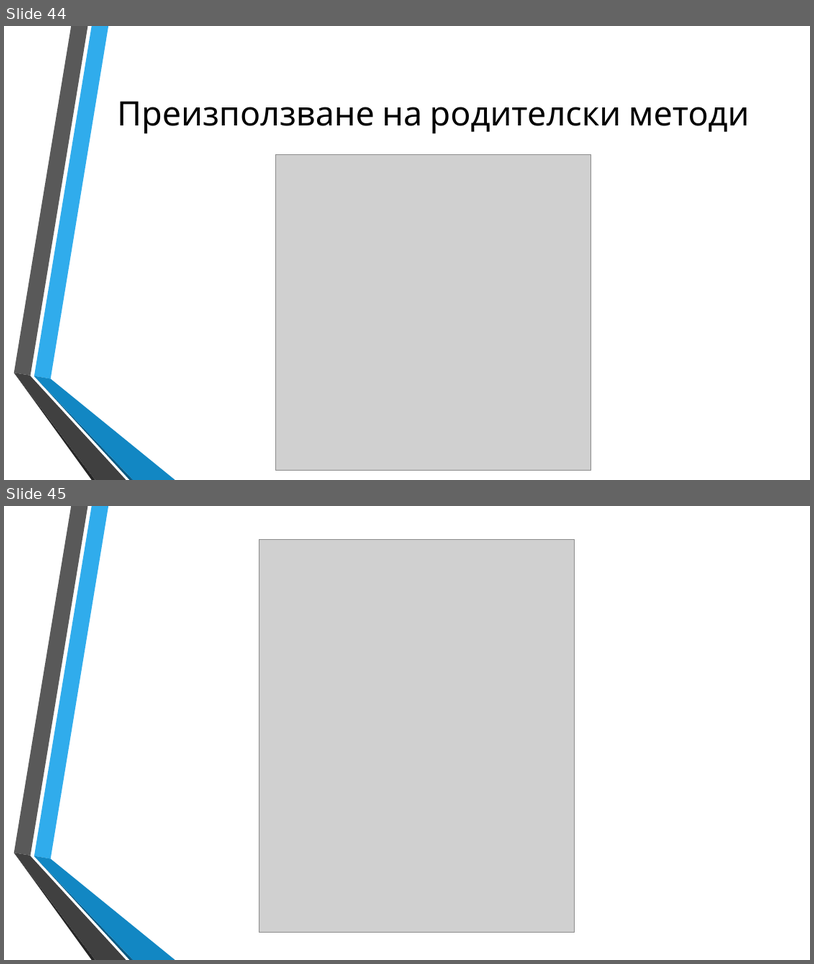
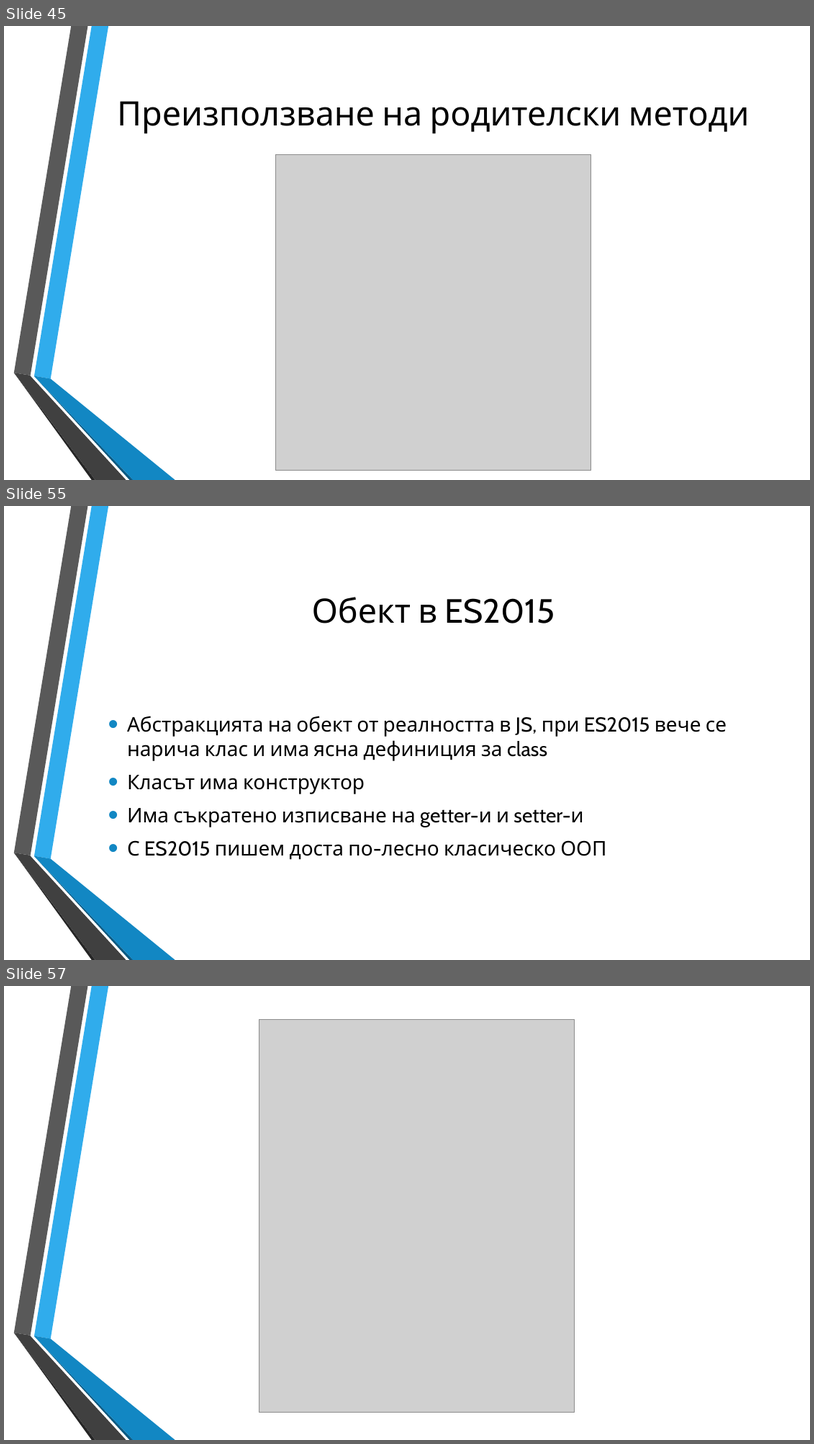
Before and after one commit to dnmitev/IT-Academy, a slide deck: JS Fundamentals/8.OOP/JS-OOP.pptx. Shown one above the other, each under a label of ours: slides 44 and 45 before the commit, slides 45, 55 and 57 after it; the slides between them are not shown. The pictures are 814x964 and 814x1444 pixels, drawn with LibreOffice and Linux fonts; fonts in the diff are those of the drawing; grey boxes stand for pictures; background and template pictures are left out. Boxes give left, top, right and bottom in pixels: in the first picture for what was removed or moved away, otherwise in the second. Text is boxed around its words. In the diff, an @@ line names an element or a change of style, - is before the commit and + after.

```diff
--- a/JS Fundamentals/8.OOP/JS-OOP.pptx
+++ b/JS Fundamentals/8.OOP/JS-OOP.pptx
@@ slide 55 added at <box>4,506,810,960</box>, background picture (left out); not listed: 6 template elements that a slide beside it also shows @@
@@ title added at <box>312,597,556,623</box>, 40 pt, text #000000 @@
+Обект в ES2015
@@ text added at <box>127,716,727,860</box>, 24 pt, text #000000 @@
+• Абстракцията на обект от реалността в JS, при ES2015 вече се нарича клас и има ясна дефиниция за class
+• Класът има конструктор
+• Има съкратено изписване на getter-и и setter-и
+• С ES2015 пишем доста по-лесно класическо ООП
@@ what was slide 44 is now slide 45 @@
@@ what was slide 45 is now slide 57 @@
```
Also in this commit, not shown: 5 slides changed, 11 other slides added, 6 other files.
